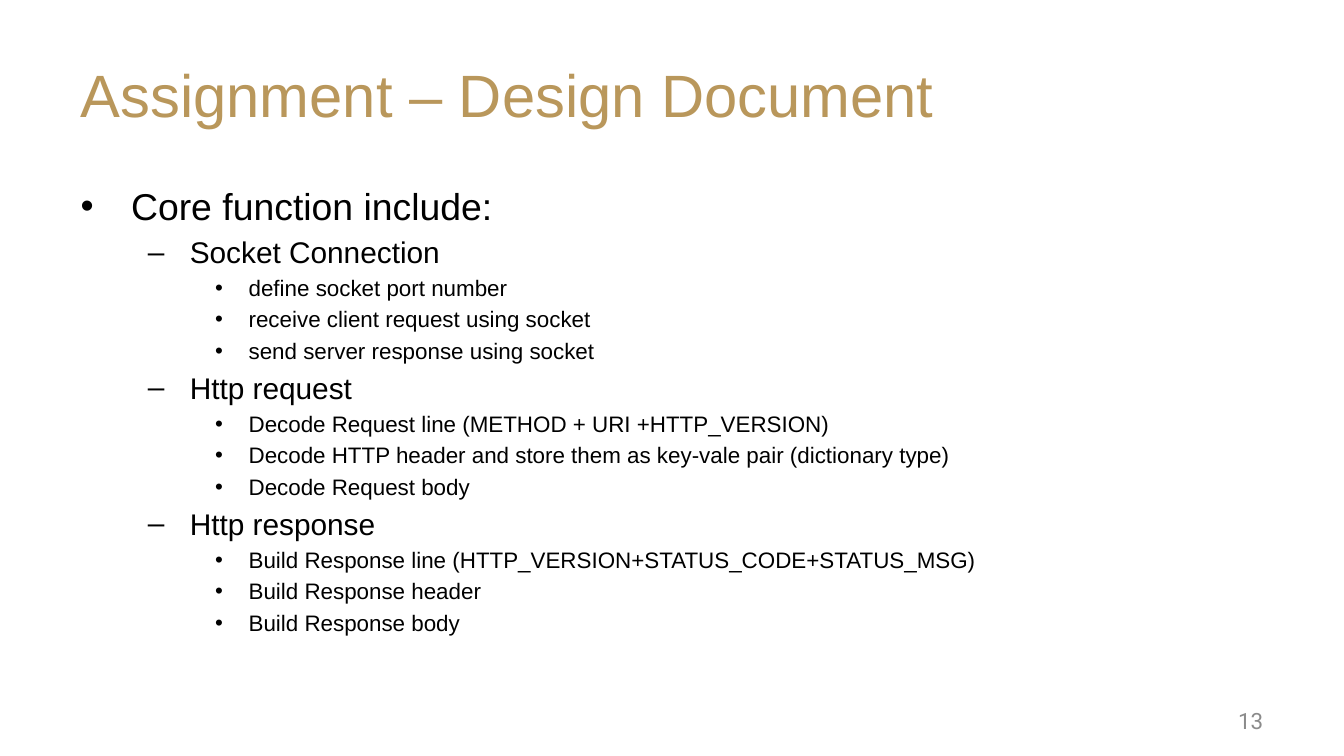
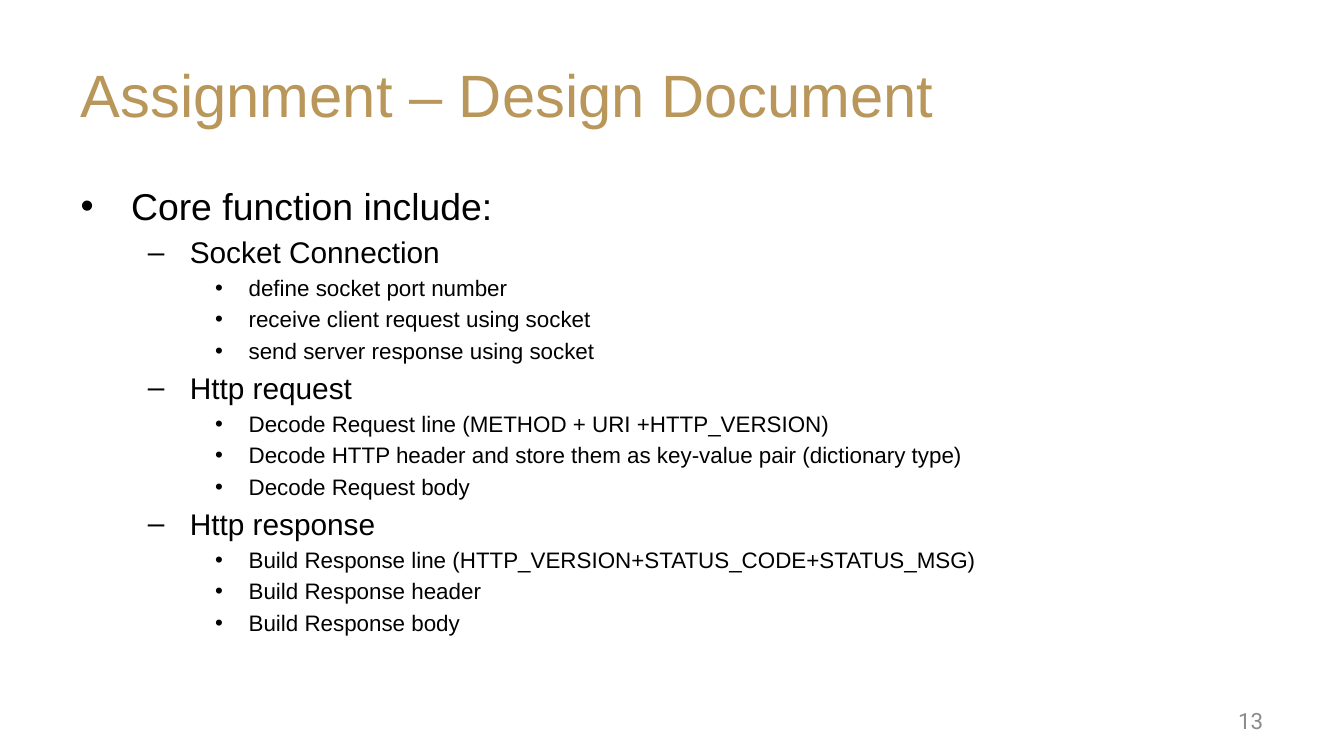
Before and after one commit to YiyangLu/Httptest, a slide deck: slide 13 of NeoProject1.pptx. Drawn at 1344x756 pixels with LibreOffice and Linux fonts; fonts in the diff are those of the drawing; background and template pictures are left out. Boxes give left, top, right and bottom in pixels: in the first picture for what was removed or moved away, otherwise in the second. Text is boxed around its words. In the diff, an @@ line names an element or a change of style, - is before the commit and + after.

```diff
--- a/NeoProject1.pptx
+++ b/NeoProject1.pptx
@@ text at (249,446,962,468): text changed @@
-    • Decode HTTP header and store them as key-vale pair (dictionary type)
+    • Decode HTTP header and store them as key-value pair (dictionary type)
```
Also in this commit, not shown: 3 other slides changed, 1 other file.
